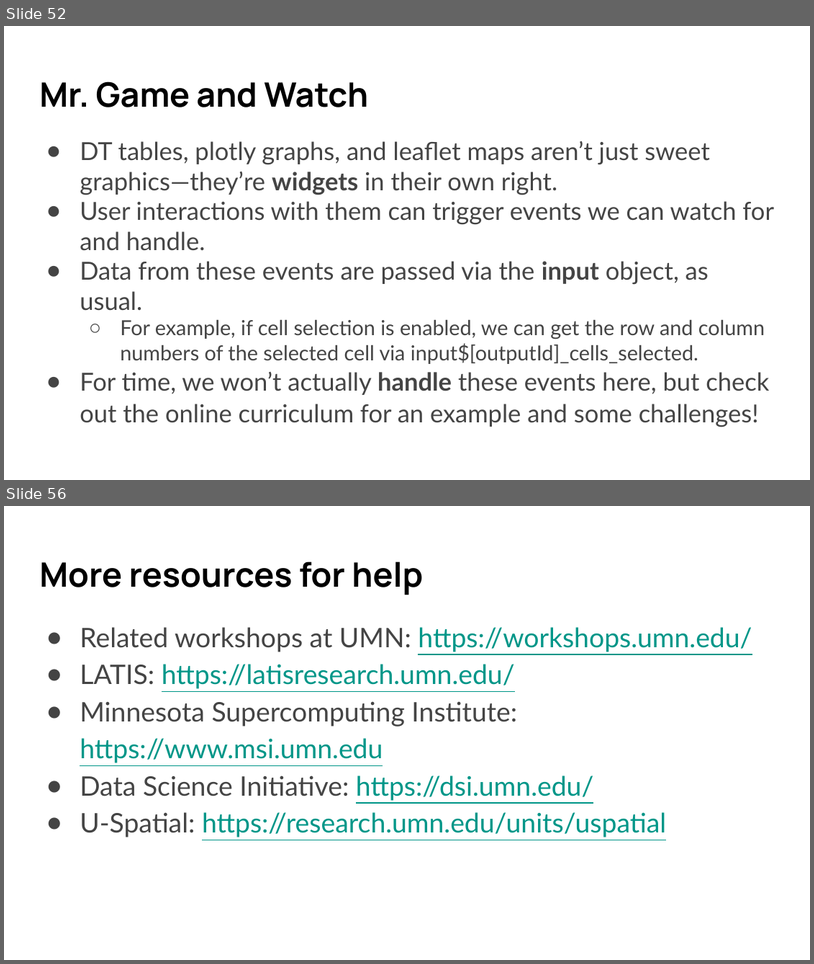
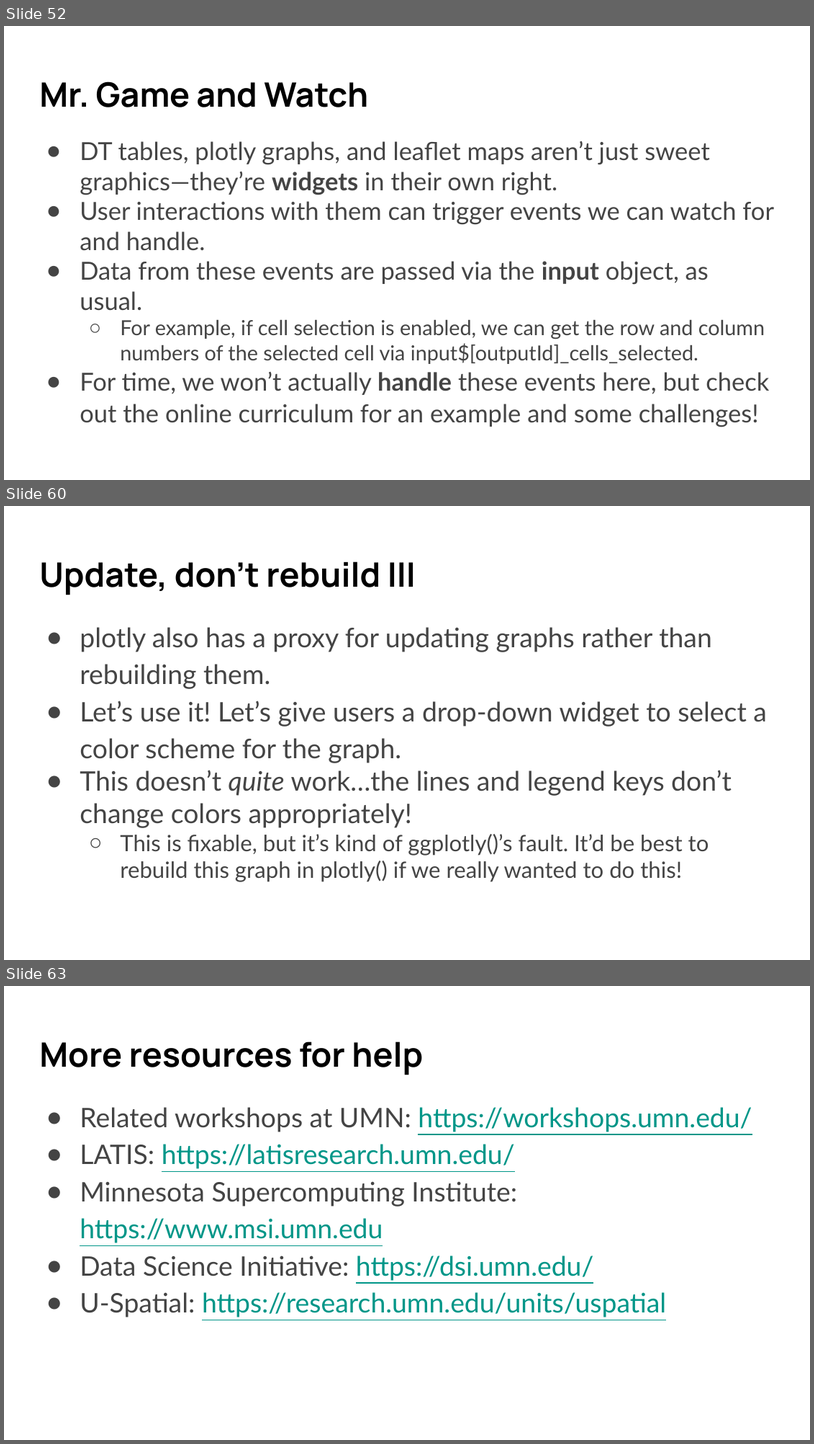
Before and after one commit to umn-dash/r-shiny, a slide deck: instructors/files/SWC slides R Shiny 2024 Fall.pptx. Shown one above the other, each under a label of ours: slides 52 and 56 before the commit, slides 52, 60 and 63 after it; the slides between them are not shown. The pictures are 814x964 and 814x1444 pixels, drawn with LibreOffice and Linux fonts; fonts in the diff are those of the drawing. Boxes give left, top, right and bottom in pixels: in the first picture for what was removed or moved away, otherwise in the second. Text is boxed around its words. In the diff, an @@ line names an element or a change of style, - is before the commit and + after.

```diff
--- a/instructors/files/SWC slides R Shiny 2024 Fall.pptx
+++ b/instructors/files/SWC slides R Shiny 2024 Fall.pptx
@@ slide 60 added at bbox=[4, 506, 810, 960], background #FFFFFF @@
@@ title added at bbox=[39, 561, 416, 595], 30 pt, text #000000, bold @@
+Update, don’t rebuild III
@@ text added at bbox=[80, 627, 767, 882], 24 pt, text #444444 @@
+● plotly also has a proxy for updating graphs rather than rebuilding them.
+● Let’s use it! Let’s give users a drop-down widget to select a color scheme for the graph.
+● This doesn’t quite work…the lines and legend keys don’t change colors appropriately!
+  ○ This is fixable, but it’s kind of ggplotly()’s fault. It’d be best to rebuild this graph in plotly() if we really wanted to do this!
@@ what was slide 56 is now slide 63 @@
```
Also in this commit, not shown: 3 slides changed, 6 other slides added, 18 other files.
